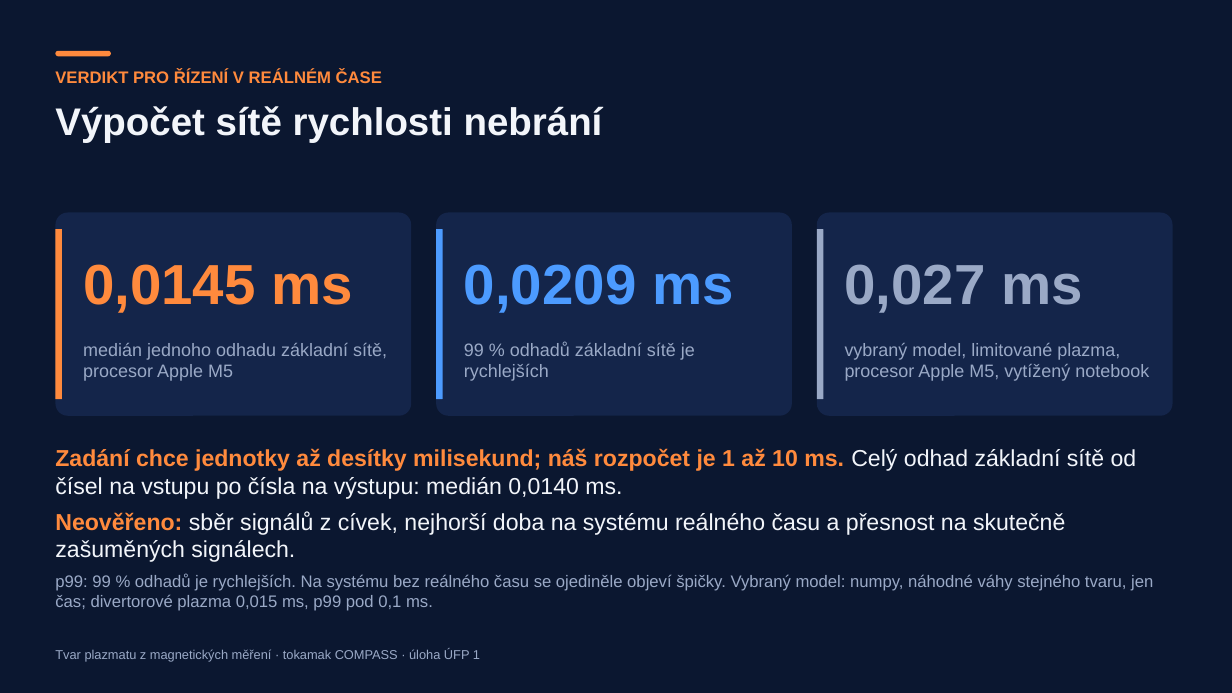
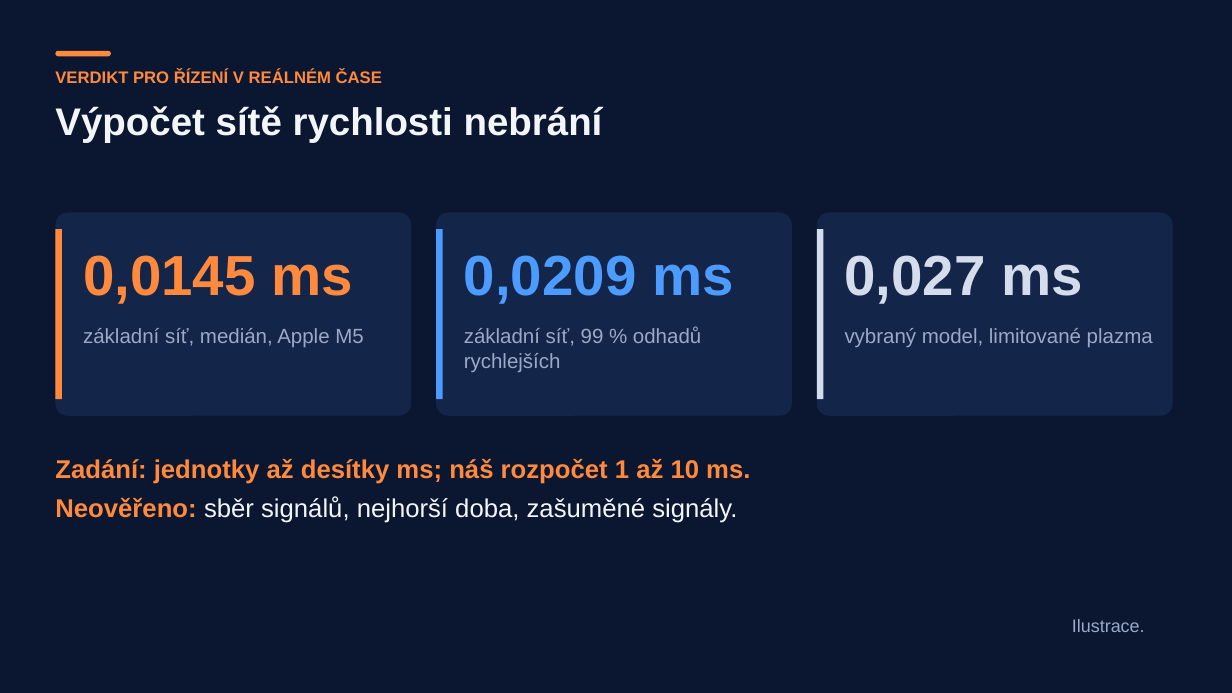
Before and after one commit to mschiller890/hackathon, a slide deck: slide 11 of presentation/deck/slides.pptx. Drawn at 1232x693 pixels with LibreOffice and Linux fonts; fonts in the diff are those of the drawing; background and template pictures are left out. Boxes give left, top, right and bottom in pixels: in the first picture for what was removed or moved away, otherwise in the second. Text is boxed around its words. In the diff, an @@ line names an element or a change of style, - is before the commit and + after.

```diff
--- a/presentation/deck/slides.pptx
+++ b/presentation/deck/slides.pptx
@@ text "0,0145 ms": place and size @@
-text "0,0145 ms" at (83,264,353,313)
+text "0,0145 ms" at (83,255,353,304)
@@ text "0,0209 ms": place and size @@
-text "0,0209 ms" at (464,264,734,313)
+text "0,0209 ms" at (464,255,734,304)
@@ rounded rectangle at (817,229,823,399): fill #9AA9C6 to #D5DCEB @@
@@ text "0,027 ms" at (845,255,1083,304): text colour #9AA9C6 to #D5DCEB @@
@@ text at (83,328,363,347): text changed; size 14 to 16 pt @@
-medián jednoho odhadu základní sítě, procesor Apple M5
+základní síť, medián, Apple M5
@@ text at (464,327,701,372): text changed; size 14 to 16 pt @@
-99 % odhadů základní sítě je rychlejších
+základní síť, 99 % odhadů rychlejších
@@ text at (845,328,1153,347): text changed; size 14 to 16 pt @@
-vybraný model, limitované plazma, procesor Apple M5, vytížený notebook
+vybraný model, limitované plazma
@@ text at (55,458,750,523): text changed; size 18 to 20 pt; text colour #9AA9C6 to #FF8A3D; bold on @@
-Zadání chce jednotky až desítky milisekund; náš rozpočet je 1 až 10 ms. Celý odhad základní sítě od čísel na vstupu po čísla na výstupu: medián 0,0140 ms.
-Neověřeno: sběr signálů z cívek, nejhorší doba na systému reálného času a přesnost na skutečně zašuměných signálech.
-p99: 99 % odhadů je rychlejších. Na systému bez reálného času se ojediněle objeví špičky. Vybraný model: numpy, náhodné váhy stejného tvaru, jen čas; divertorové plazma 0,015 ms, p99 pod 0,1 ms.
+Zadání: jednotky až desítky ms; náš rozpočet 1 až 10 ms.
+Neověřeno: sběr signálů, nejhorší doba, zašuměné signály.
@@ text added at (1072,619,1145,632), 14 pt, text #9AA9C6 @@
+Ilustrace.
@@ text removed at (55,649,480,662) @@
-Tvar plazmatu z magnetických měření · tokamak COMPASS · úloha ÚFP 1
```
Also in this commit, not shown: 13 other slides changed, 1 other file.
